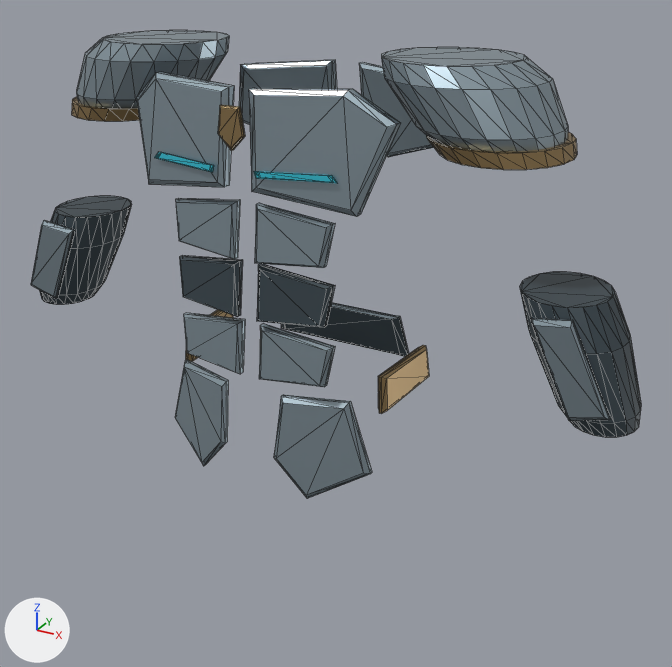
The glTF model assets/3d/equipment/ancient-ruins-v1/armor-high.glb: old version first, new version second.
Rendered twice from a 50 mm camera at (0.768, -1.277, 1.724) aimed at (0.045, 0.038, 1.067). Every picture has the same lights, and +X, +Y and +Z are marked at lower left. The picture after the commit comes second. Mesh edges are drawn as thin lines. Vertices at exactly the same position are counted once.

Names of what the first picture shows: 'CW_Relic_armor'.
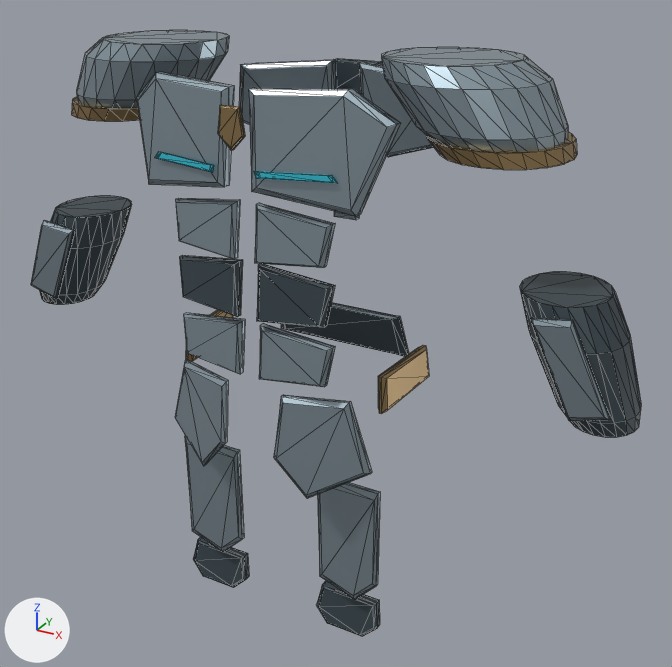
The edits, one by one:
me_pectoral_titanium__1 is used by ob_cw_relic_armor; location (0.0, 0.0, 0.0).
me_pectoral_titanium__1 had 780 vertices, 1448 faces and spanned x -0.58..0.58, y -0.192..0.198, z 0.863..1.554.
me_pectoral_titanium__1 now has 900 vertices, 1664 faces and spans x -0.58..0.58, y -0.192..0.206, z 0.552..1.554.
me_pectoral_titanium__1 part 1: a new loose piece of 24 vertices spanning x -0.203..-0.079, y -0.101..-0.073, z 0.552..0.625, in mat_relic_dark_ceramic (greyish blue #404d55).
me_pectoral_titanium__1 part 2: a new loose piece of 24 vertices spanning x 0.077..0.201, y -0.101..-0.073, z 0.552..0.625, in mat_relic_dark_ceramic (greyish blue #404d55).
me_pectoral_titanium__1 part 3: a new loose piece of 20 vertices spanning x -0.196..-0.08, y -0.115..-0.087, z 0.641..0.864, in mat_relic_satin_titanium (grey #99aab3).
me_pectoral_titanium__1 part 4: a new loose piece of 20 vertices spanning x 0.084..0.2, y -0.115..-0.087, z 0.641..0.864, in mat_relic_satin_titanium (grey #99aab3).
me_pectoral_titanium__1 part 5: a new loose piece of 16 vertices spanning x -0.025..0.025, y 0.15..0.176, z 1.24..1.405, in mat_relic_satin_titanium (grey #99aab3).
me_pectoral_titanium__1 part 6: a new loose piece of 16 vertices spanning x -0.052..0.052, y 0.188..0.206, z 1.453..1.51, in mat_relic_dark_ceramic (greyish blue #404d55).

Location of each change, (x1, y1, x2, y2) in pixels of the pictures (672 x 667 px):
'CW_Relic_armor', reshaped (29% taller): before (31, 30, 641, 499); after (31, 30, 641, 636)
part 1 of me_pectoral_titanium__1, added: after (193, 537, 249, 588)
part 2 of me_pectoral_titanium__1, added: after (317, 581, 380, 636)
part 3 of me_pectoral_titanium__1, added: after (185, 436, 244, 552)
part 4 of me_pectoral_titanium__1, added: after (317, 482, 380, 600)
part 5 of me_pectoral_titanium__1, added: after (334, 211, 359, 220)
part 6 of me_pectoral_titanium__1, added: after (334, 58, 382, 94)
